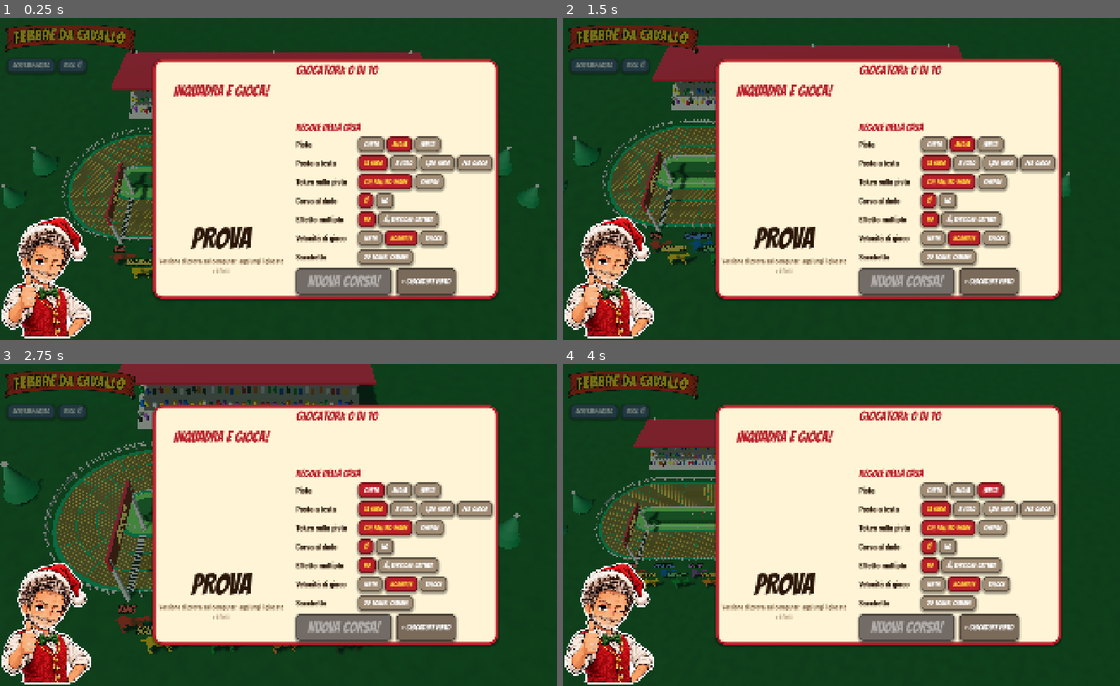
Above: before the commit, frames 1-4 (two rows, left to right).
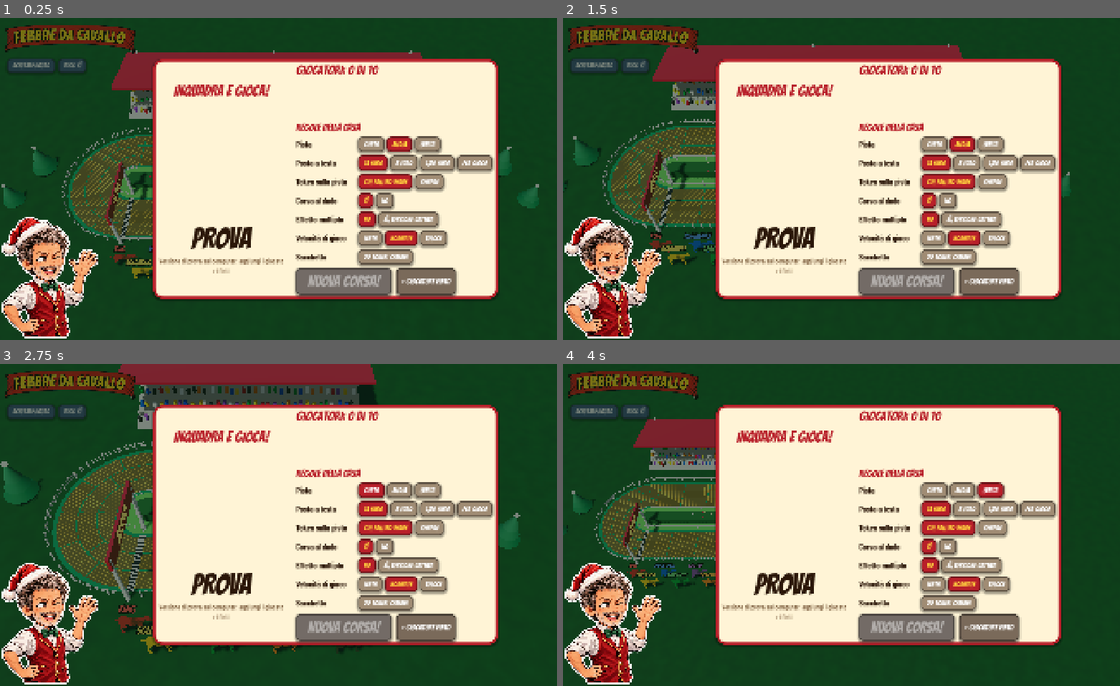
Above: after the commit, the same moments.

Repository: Tannoiser2/Febbre-da-Cavallo
Game: Godot game, scene res://scenes/main.tscn
The game is run twice, just before and just after one commit, with the same random seed, the same clock (stepped at 60 frames per second) and the same inputs.
Inputs:
- Up to frame 1 (0.25 s): no input
- Up to frame 2 (1.5 s): click "Schermo intero" at 0.5 s; click "Voce: sì" at 1.25 s
- Up to frame 3 (2.75 s): click "corta" at 2 s
- Up to frame 4 (4 s): click "media" at 2.75 s; click "lunga" at 3.5 s

The runs differ from the first frame. In frame 1, 4.0% of the frame differs, in the area x 0-18%, y 61-100%; in frame 2, 4.0%; in frame 3, 4.0%; in frame 4, 4.0%.

Commit message:
Tutte le 57 pose del cronista di Mercante in fiera, scelte a caso tra quelle adatte al momento e caricate solo quando servono [pubblica]
Co-Authored-By: Claude Opus 5.5 <noreply@anthropic.com>
Claude-Session: https://claude.ai/code/session_01KonsJhTq9AB1weuGh43qVc

Diff:
--- a/scripts/dati.gd
+++ b/scripts/dati.gd
@@ -282,24 +282,25 @@
 	"sorpresa": ["Punto interrogativo! Nuovo giro!", "Il mistero del punto interrogativo!", "Sorpresa generale!"],
 }
 
-## Pose nuove da ippodromo (file assets/avatar/<nome>.webp, da far disegnare: vedi AVATAR_POSE.md).
-## Finché un file manca, quella posa semplicemente non viene usata.
-const POSE_IPPODROMO := ["binocolo", "tifa", "schedina", "disperato", "microfono", "cappello", "galoppo", "orologio", "dado", "applaude"]
-
-## Pose dell'avatar: per ogni posa chiesta se ne sceglie una simile, così cambia spesso
+## Tutte le pose del cronista (assets/avatar/<nome>.webp, le stesse di Mercante in fiera)
+const TUTTE_POSE := ["abbraccio", "affare", "applaude", "attesa", "attesa_b", "attesa_occhi", "base", "brindisi", "busta", "busta_premio", "campanella", "carretto", "carta", "carta_b", "conta1", "conta2", "conta3", "disperato", "doppietta", "duello", "festeggia", "inchino", "indica", "indica_b", "lacrima", "lente", "martello", "megafono", "mercato", "occhiolino", "occhiolino_b", "orecchio", "orologio", "parla", "parla_b", "parla_c", "pausa", "pensa", "pensieroso", "pergamena", "regalo", "ride", "rullo", "sacco_aperto", "saluta", "sbadiglio", "soldi", "soldi_pioggia", "sorpreso", "stretta", "sussurra", "tensione", "tripletta", "triste", "triste_b", "trofeo", "wow"]
+
+## Per ogni posa chiesta se ne sceglie una simile, così il cronista cambia spesso espressione
 const VARIANTI_POSA := {
-	"parla": ["parla", "indica", "occhiolino", "base", "microfono", "binocolo"],
-	"indica": ["indica", "indica", "parla", "occhiolino", "microfono", "dado"],
-	"saluta": ["saluta", "saluta", "ride", "occhiolino", "cappello"],
-	"sorpreso": ["sorpreso", "sorpreso", "pensa", "binocolo", "disperato"],
-	"ride": ["ride", "ride", "occhiolino", "festeggia", "applaude"],
-	"festeggia": ["festeggia", "festeggia", "ride", "soldi", "tifa", "applaude"],
-	"triste": ["triste", "triste", "pensa", "disperato"],
-	"pensa": ["pensa", "pensa", "sussurra", "orologio", "schedina"],
-	"occhiolino": ["occhiolino", "occhiolino", "ride", "indica", "cappello"],
-	"sussurra": ["sussurra", "sussurra", "pensa", "occhiolino", "schedina"],
-	"soldi": ["soldi", "soldi", "festeggia", "schedina"],
-	"busta": ["busta", "busta", "sussurra", "schedina"],
+	"parla": ["parla", "parla_b", "parla_c", "mercato", "abbraccio", "megafono", "occhiolino_b"],
+	"indica": ["indica", "indica_b", "duello", "occhiolino_b", "megafono"],
+	"saluta": ["saluta", "inchino", "abbraccio", "wow", "stretta"],
+	"sorpreso": ["sorpreso", "wow", "disperato", "tensione", "lente"],
+	"ride": ["ride", "applaude", "occhiolino", "festeggia"],
+	"festeggia": ["festeggia", "applaude", "trofeo", "brindisi", "soldi_pioggia", "campanella"],
+	"triste": ["triste", "triste_b", "lacrima", "disperato"],
+	"pensa": ["pensa", "pensieroso", "lente", "orecchio"],
+	"occhiolino": ["occhiolino", "occhiolino_b", "affare", "base"],
+	"sussurra": ["sussurra", "orecchio", "affare"],
+	"soldi": ["soldi", "soldi_pioggia", "busta_premio", "trofeo"],
+	"busta": ["busta", "carta", "carta_b", "pergamena", "sacco_aperto"],
+	"aspetta": ["orologio", "sbadiglio", "attesa", "attesa_b", "attesa_occhi", "pausa"],
+	"suspense": ["rullo", "tensione", "campanella", "megafono"],
 }
 
 static func frase_token(t: String) -> String:
--- a/scripts/interfaccia.gd
+++ b/scripts/interfaccia.gd
@@ -72,13 +72,8 @@
 	th.default_font = f_testo
 	th.default_font_size = 30
 	theme = th
-	for p in ["base", "busta", "conta1", "conta2", "conta3", "festeggia", "indica", "martello", "occhiolino", "parla", "pensa", "ride", "saluta", "soldi", "sorpreso", "sussurra", "triste"]:
-		pose[p] = load("res://assets/avatar/%s.webp" % p)
-	# pose da ippodromo: si usano solo se ci sono i file (vedi AVATAR_POSE.md)
-	for p in Dati.POSE_IPPODROMO:
-		var f := "res://assets/avatar/%s.webp" % p
-		if ResourceLoader.exists(f):
-			pose[p] = load(f)
+	for p in ["saluta", "parla", "indica"]:
+		posa_tex(p)
 	_crea_titolo()
 	_crea_destra()
 	_crea_banner()
@@ -587,11 +582,17 @@
 	testo_fumetto.custom_minimum_size = Vector2(200, 0)
 	fumetto.add_child(testo_fumetto)
 
+## Le pose si caricano la prima volta che servono (sono tante)
+func posa_tex(p: String) -> Texture2D:
+	if not pose.has(p):
+		if not Dati.TUTTE_POSE.has(p):
+			return null
+		pose[p] = load("res://assets/avatar/%s.webp" % p)
+	return pose[p]
+
 func parla(testo: String, posa: String) -> void:
-	if pose.has(posa):
-		avatar.texture = pose[posa]
-	elif posa.begins_with("conta"):
-		avatar.texture = pose["parla"]
+	var tx := posa_tex(posa)
+	avatar.texture = tx if tx else posa_tex("parla")
 	fumetto.visible = testo != "" and not sala.visible
 	testo_fumetto.text = testo
 	var larg := clampf(testo.length() * 18.0, 260.0, maxf(300.0, minf(900.0, get_viewport_rect().size.x - 760.0)))
--- a/scripts/main.gd
+++ b/scripts/main.gd
@@ -260,7 +260,7 @@
 		var passato := (Time.get_ticks_msec() - t0) / 1000.0
 		if not sollecito and passato > limite * 0.5 and d["tipo"] != "pila":
 			sollecito = true
-			vista.dici(Dati.frase("aspetta", {"g": m.nome_g(d["per"][0])}), "pensa")
+			vista.dici(Dati.frase("aspetta", {"g": m.nome_g(d["per"][0])}), "aspetta")
 		if _forza or passato > limite or (auto and passato > 8.0):
 			var uid: String = d["per"][randi() % d["per"].size()]
 			_risposta = {"uid": uid, "k": m.scelta_automatica(d, uid)}
--- a/scripts/motore.gd
+++ b/scripts/motore.gd
@@ -301,7 +301,7 @@
 	dado_attuale = facce
 	in_corsa_dado = true
 	cambiato.emit()
-	await v.dici("Corsa al dado per tutti! Veloci col dito!" if tutti else Dati.frase("corsa_dado"), "sorpreso")
+	await v.dici("Corsa al dado per tutti! Veloci col dito!" if tutti else Dati.frase("corsa_dado"), "suspense")
 	await v.dado(facce)
 	await v.estrazione_multipla(scelti)
 	var liberi := scelti.duplicate()
--- a/scripts/vista.gd
+++ b/scripts/vista.gd
@@ -31,7 +31,7 @@
 	dici(t, posa)
 
 func dici(t: String, posa := "parla") -> void:
-	var varianti: Array = Dati.VARIANTI_POSA.get(posa, [posa]).filter(func(x): return ui.pose.has(x))
+	var varianti: Array = Dati.VARIANTI_POSA.get(posa, [posa]).filter(func(x): return Dati.TUTTE_POSE.has(x))
 	if varianti.size():
 		posa = varianti[randi() % varianti.size()]
 	ultima_frase = t
Binary file added: assets/avatar/abbraccio.webp
Not shown, added: assets/avatar/abbraccio.webp.import
Binary file added: assets/avatar/affare.webp
Not shown, added: assets/avatar/affare.webp.import
Binary file added: assets/avatar/applaude.webp
Not shown, added: assets/avatar/applaude.webp.import
Binary file added: assets/avatar/attesa.webp
Not shown, added: assets/avatar/attesa.webp.import
Binary file added: assets/avatar/attesa_b.webp
Not shown, added: assets/avatar/attesa_b.webp.import
Binary file added: assets/avatar/attesa_occhi.webp
Not shown, added: assets/avatar/attesa_occhi.webp.import
(and 65 more such lines)
